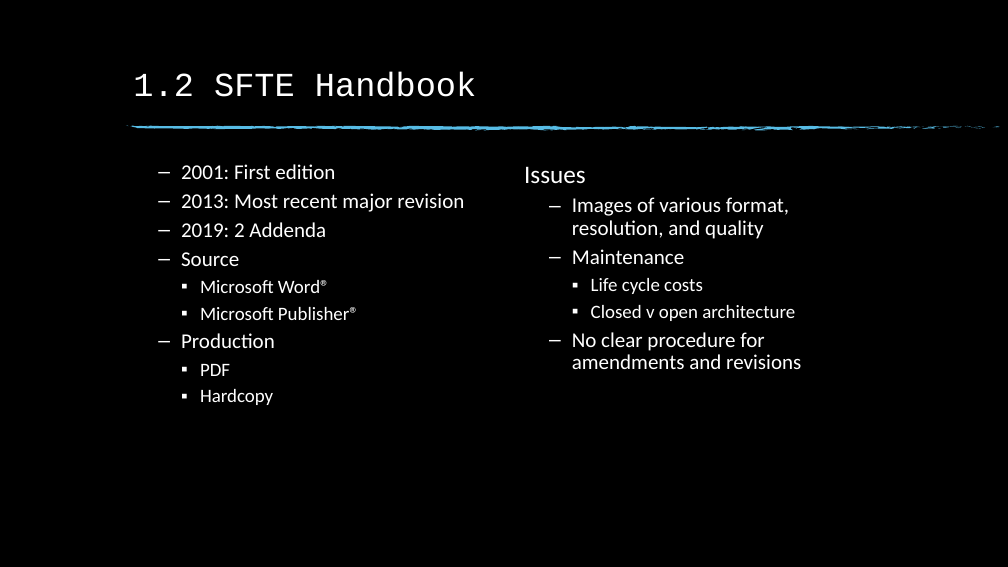
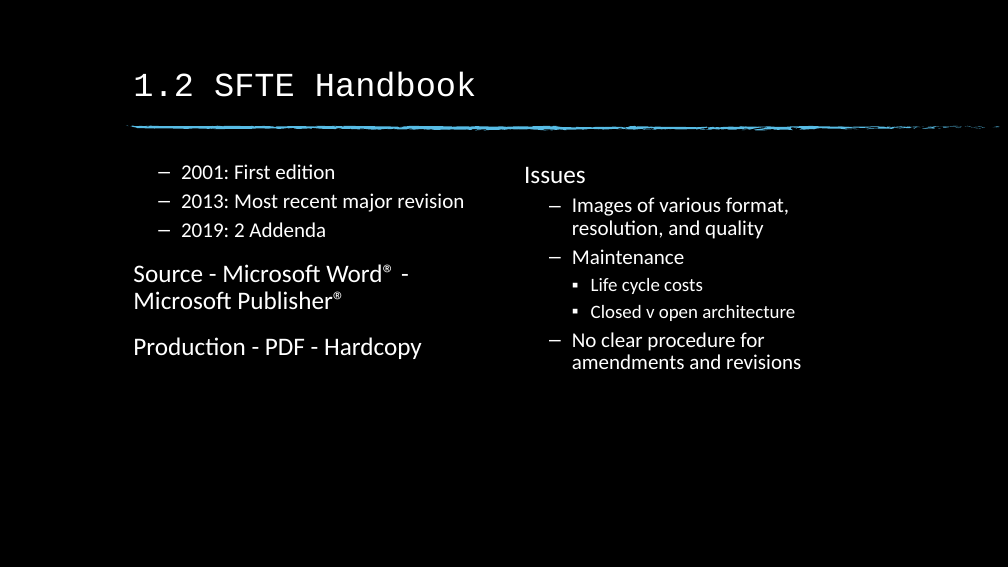
Before and after one commit to Society-of-Flight-Test-Engineers/handbook-2013, a slide deck: slide 8 of tutorials/2020-10-22-Symposium/porting-the-handbook.pptx. Drawn at 1008x567 pixels with LibreOffice and Linux fonts; fonts in the diff are those of the drawing; background and template pictures are left out. Boxes give left, top, right and bottom in pixels: in the first picture for what was removed or moved away, otherwise in the second. Text is boxed around its words. In the diff, an @@ line names an element or a change of style, - is before the commit and + after.

```diff
--- a/tutorials/2020-10-22-Symposium/porting-the-handbook.pptx
+++ b/tutorials/2020-10-22-Symposium/porting-the-handbook.pptx
@@ text at box(133, 264, 422, 359): text changed; size 18 to 24 pt @@
-  – Source
-    ▪ Microsoft Word®
-    ▪ Microsoft Publisher®
-  – Production
-    ▪ PDF
-    ▪ Hardcopy
+Source - Microsoft Word® - Microsoft Publisher®
+Production - PDF - Hardcopy
```
Also in this commit, not shown: 8 other slides changed, 1 slide added, 5 other files.
